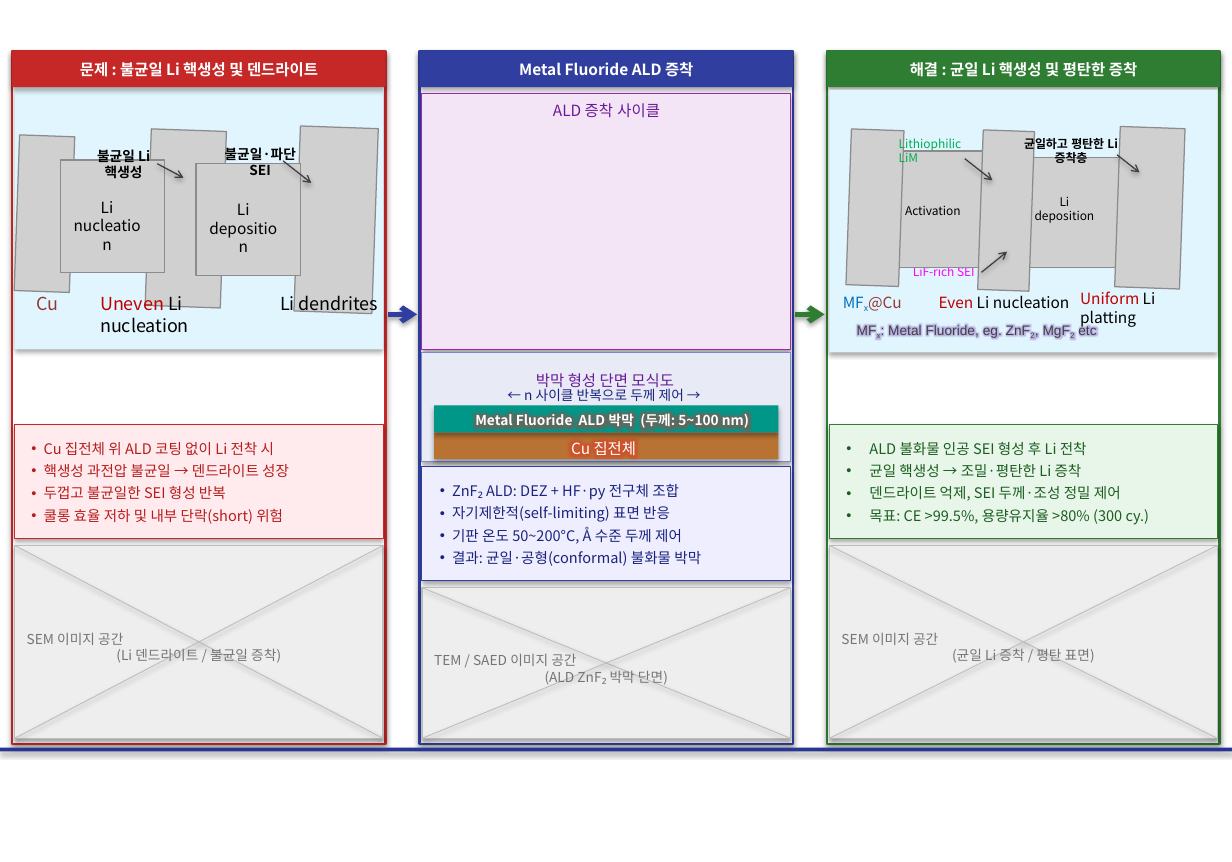
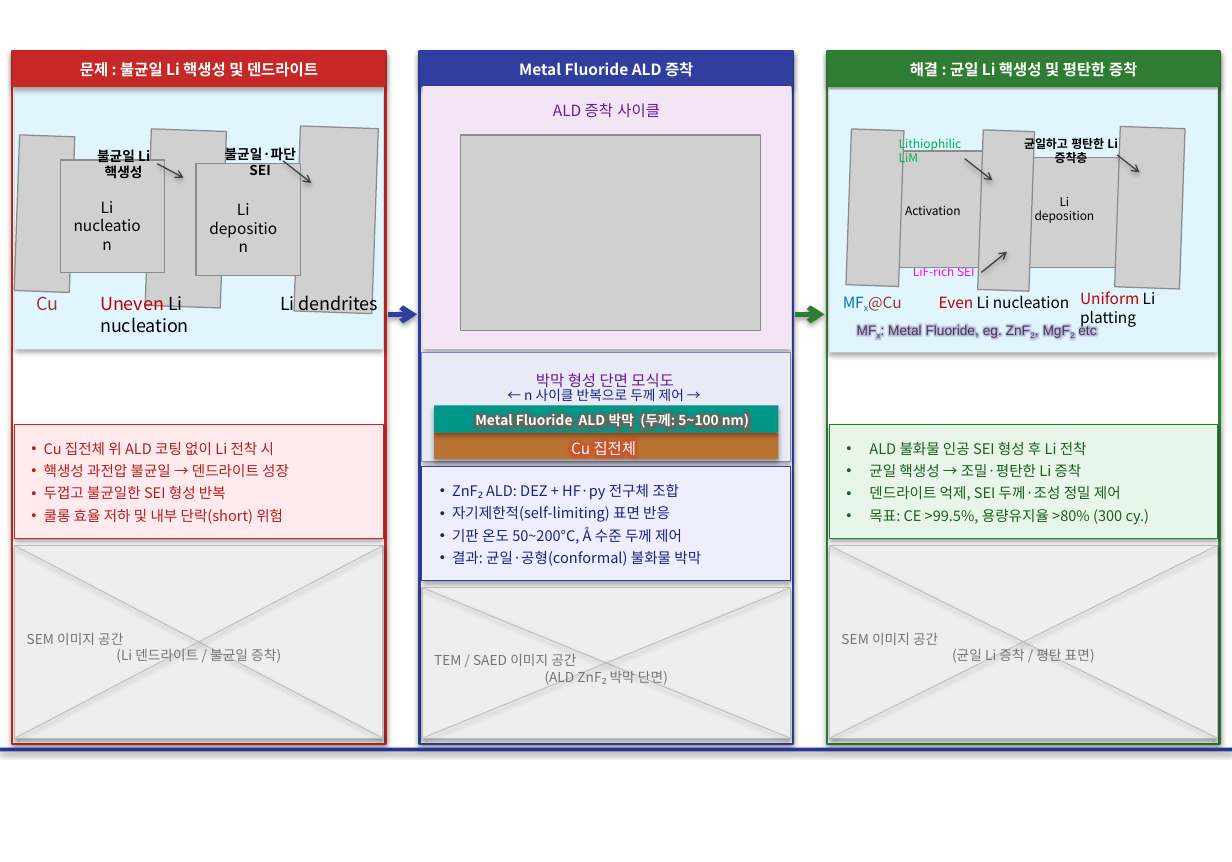
Before and after one commit to Logos365/SMLEE, a slide deck: slide 3 of 030_Project/032_Proposed Project/09_개인기초 2차/그림2_연구로드맵.pptx. Drawn at 1232x862 pixels with LibreOffice and Linux fonts; fonts in the diff are those of the drawing; grey boxes stand for pictures. Boxes give left, top, right and bottom in pixels: in the first picture for what was removed or moved away, otherwise in the second. Text is boxed around its words. In the diff, an @@ line names an element or a change of style, - is before the commit and + after.

```diff
--- a/030_Project/032_Proposed Project/09_개인기초 2차/그림2_연구로드맵.pptx
+++ b/030_Project/032_Proposed Project/09_개인기초 2차/그림2_연구로드맵.pptx
@@ rectangle: place and size @@
-rectangle at bbox=[423, 94, 791, 351]
+rectangle at bbox=[423, 86, 791, 349]
@@ rectangle at bbox=[423, 86, 791, 349]: outline #9C27B0 0.5 pt to none @@
@@ picture added at bbox=[461, 136, 760, 331] @@
```
Also in this commit, not shown: 1 slide added, 1 slide removed.
